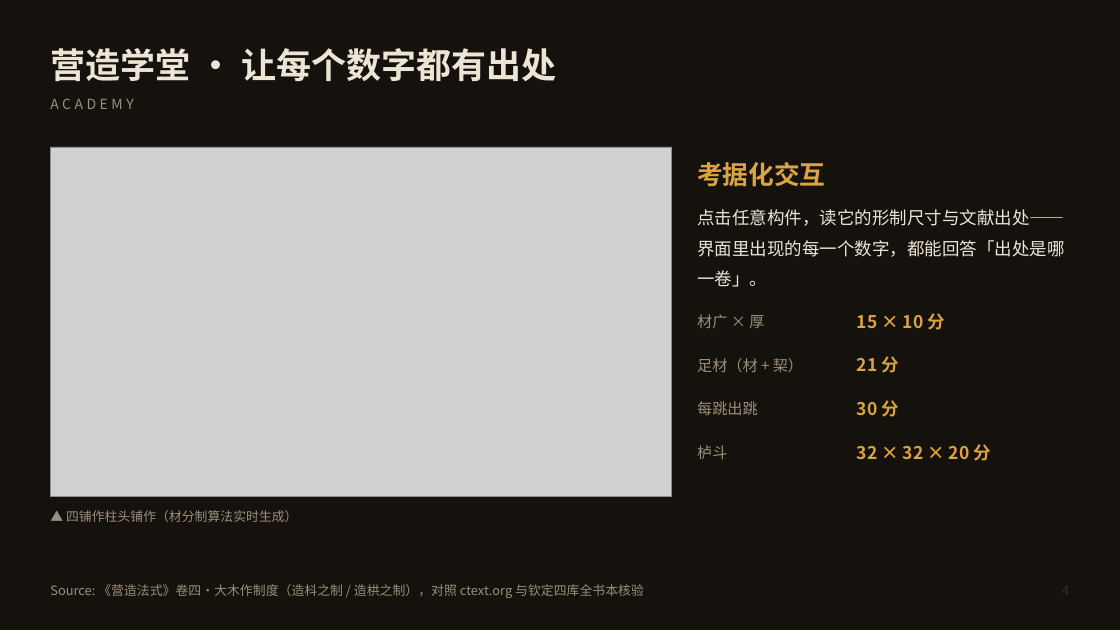
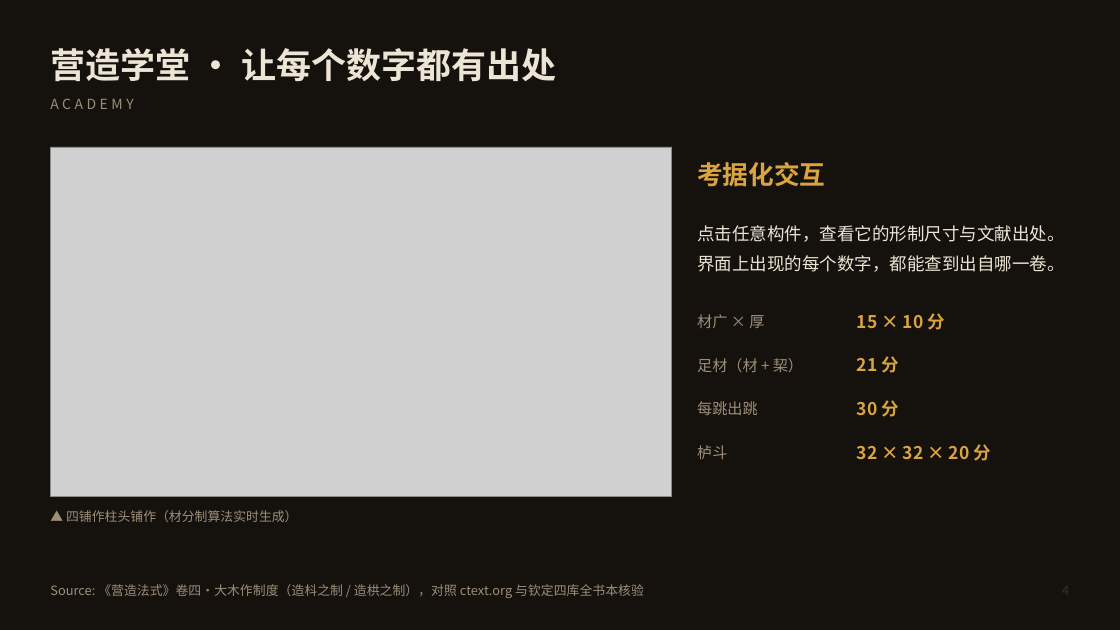
Before and after one commit to honggong123/yingzao, a slide deck: slide 4 of docs/答辩PPT.pptx. Drawn at 1120x630 pixels with LibreOffice and Linux fonts; fonts in the diff are those of the drawing; grey boxes stand for pictures. Boxes give left, top, right and bottom in pixels: in the first picture for what was removed or moved away, otherwise in the second. Text is boxed around its words. In the diff, an @@ line names an element or a change of style, - is before the commit and + after.

```diff
--- a/docs/答辩PPT.pptx
+++ b/docs/答辩PPT.pptx
@@ text at (697,225,1064,272): text changed @@
-点击任意构件，读它的形制尺寸与文献出处——
-界面里出现的每一个数字，都能回答「出处是哪一卷」。
+点击任意构件，查看它的形制尺寸与文献出处。
+界面上出现的每个数字，都能查到出自哪一卷。
```
Also in this commit, not shown: 9 other slides changed, 7 other files.
